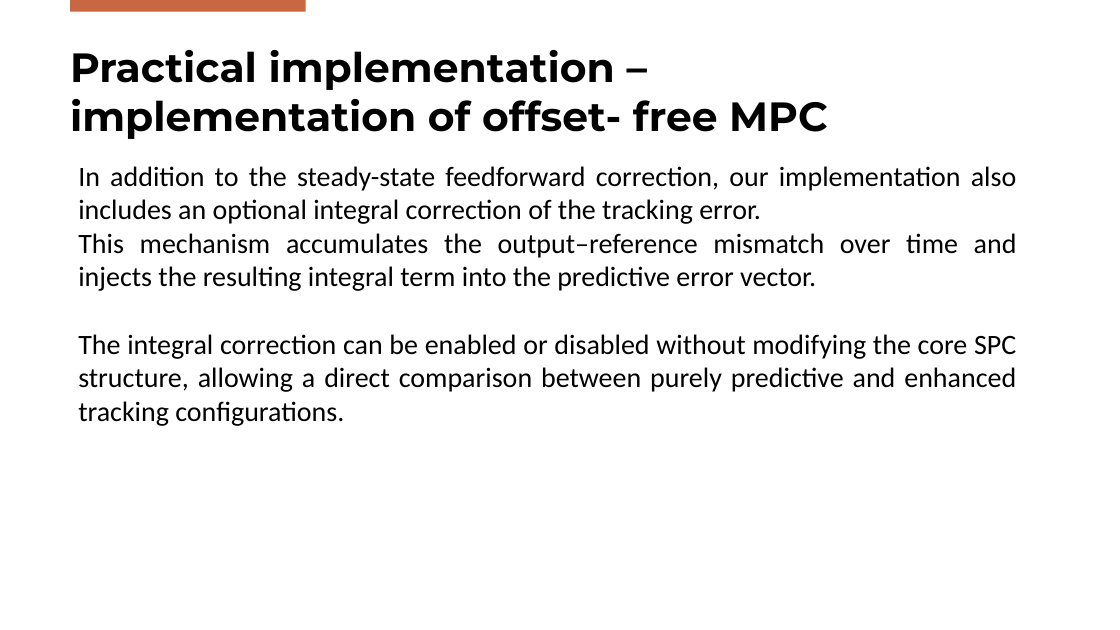
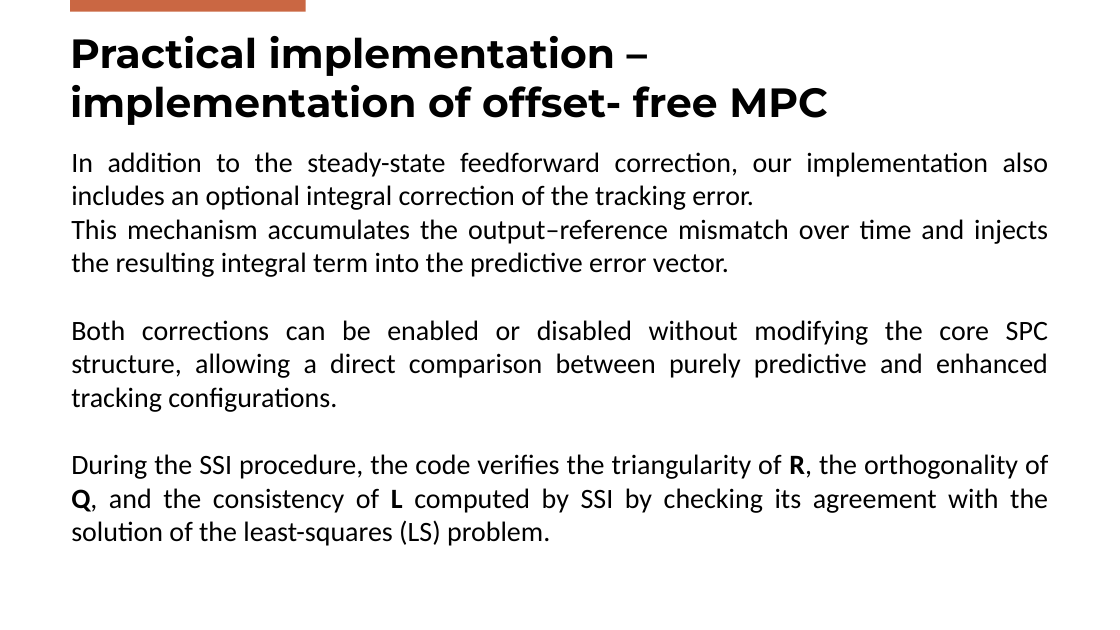
Before and after one commit to Gabriele-Mazzoleni/Progetto_ALES_aa_2025_2026, a slide deck: slide 27 of SPC_Presentation.pptx. Drawn at 1120x630 pixels with LibreOffice and Linux fonts; fonts in the diff are those of the drawing; background and template pictures are left out. Boxes give left, top, right and bottom in pixels: in the first picture for what was removed or moved away, otherwise in the second. Text is boxed around its words. In the diff, an @@ line names an element or a change of style, - is before the commit and + after.

```diff
--- a/SPC_Presentation.pptx
+++ b/SPC_Presentation.pptx
@@ title "Practical implementation – implementation of ...": place and size @@
-title "Practical implementation – implementation of ..." at <box>70,50,828,139</box>
+title "Practical implementation – implementation of ..." at <box>70,36,828,125</box>
@@ text "In addition to the steady-state ...": place and size @@
-text "In addition to the steady-state ..." at <box>78,166,1017,426</box>
+text "In addition to the steady-state ..." at <box>71,152,1049,546</box>
@@ text at <box>71,320,1048,546</box>: text changed @@
-The integral correction can be enabled or disabled without modifying the core SPC structure, allowing a direct comparison between purely predictive and enhanced tracking configurations.
+Both corrections can be enabled or disabled without modifying the core SPC structure, allowing a direct comparison between purely predictive and enhanced tracking configurations.
+During the SSI procedure, the code verifies the triangularity of R, the orthogonality of Q, and the consistency of L computed by SSI by checking its agreement with the solution of the least-squares (LS) problem.
```
Also in this commit, not shown: 16 other slides changed, 3 slides added, 1 slide removed, 1 other file.
